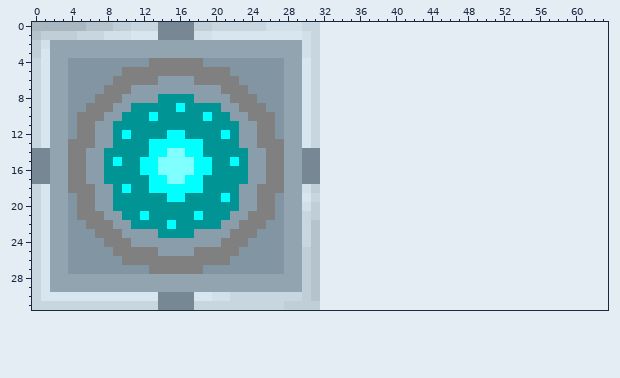
Pixel-art sprite -- assets/img/matter-fabricator.png. The first picture shows the starting point.
The file is 64x64 pixels, drawn in blocks of 2x2; one block is one cell here. Colours within 5 levels of each other are drawn and written as one. The old version is drawn lined up with the new one, on the new canvas.
The result:
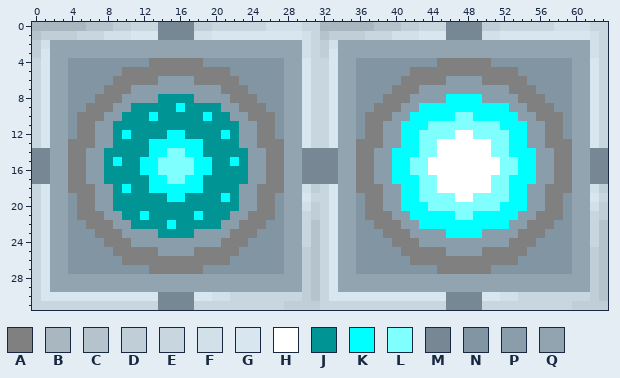
Palette (. is transparent): A #808080  B #a9b8c0  C #b5c4cc  D #c0cfd7  E #c8d7df  F #d2e1e9  G #d8e7ef  H #ffffff  J #009494  K #00ffff  L #80ffff  M #788794  N #8295a3  P #899daa  Q #91a4b0
Difference:
canvas 32x32 -> 64x32
y 0: x 32..63 ................................ -> BBBBBBCCCDDEEEMMMMDDEEEEEEFFFFEE
y 1: x 32..63 ................................ -> CDDDDEEEFFFGGGMMMMFFGGGGGGGGGGFE
y 2: x 32..63 ................................ -> DFQQQQQQQQQQQQQQQQQQQQQQQQQQQQFE
y 3: x 32..63 ................................ -> DGQQQQQQQQQQQQQQQQQQQQQQQQQQQQFE
y 4: x 32..63 ................................ -> EGQQNNNNNNNNNAAAAAANNNNNNNNNQQGE
y 5: x 32..63 ................................ -> EGQQNNNNNNAAAAAAAAAAAANNNNNNQQGE
y 6: x 32..63 ................................ -> EGQQNNNNNAAAAAPPPPAAAAANNNNNQQGE
y 7: x 32..63 ................................ -> EGQQNNNNAAAPPPPPPPPPPAAANNNNQQGE
y 8: x 32..63 ................................ -> EGQQNNNAAAPPPPKKKKPPPPAAANNNQQGE
y 9: x 32..63 ................................ -> EGQQNNAAAPPKKKKKKKKKKPPAAANNQQGE
y 10: x 32..63 ................................ -> EGQQNAAAPPKKKKKLLKKKKKPPAAANQQGE
y 11: x 32..63 ................................ -> EGQQNAAPPKKKLLLLLLLLKKKPPAANQQGE
y 12: x 32..63 ................................ -> EGQQNAAPPKKLLLLHHLLLLKKPPAANQQGE
y 13: x 32..63 ................................ -> EGQQAAAPPKKLLHHHHHHLLKKPPAAAQQGE
y 14: x 32..63 ................................ -> MMQQAAPPKKKLLHHHHHHLLKKKPPAAQQMM
y 15..16: x 32..63 ................................ -> MMQQAAPPKKLLHHHHHHHHLLKKPPAAQQMM
y 17: x 32..63 ................................ -> MMQQAAPPKKKLLHHHHHHLLKKKPPAAQQMM
y 18: x 32..63 ................................ -> EGQQAAAPPKKLLHHHHHHLLKKPPAAAQQFD
y 19: x 32..63 ................................ -> EGQQNAAPPKKLLLLHHLLLLKKPPAANQQGE
y 20: x 32..63 ................................ -> EGQQNAAPPKKKLLLLLLLLKKKPPAANQQFD
y 21: x 32..63 ................................ -> EGQQNAAAPPKKKKKLLKKKKKPPAAANQQED
y 22: x 32..63 ................................ -> EGQQNNAAAPPKKKKKKKKKKPPAAANNQQEC
y 23: x 32..63 ................................ -> EGQQNNNAAAPPPPKKKKPPPPAAANNNQQEC
y 24: x 32..63 ................................ -> EGQQNNNNAAAPPPPPPPPPPAAANNNNQQEC
y 25: x 32..63 ................................ -> EGQQNNNNNAAAAAPPPPAAAAANNNNNQQDC
y 26: x 32..63 ................................ -> EGQQNNNNNNAAAAAAAAAAAANNNNNNQQDC
y 27: x 32..63 ................................ -> EGQQNNNNNNNNNAAAAAANNNNNNNNNQQDC
y 28..29: x 32..63 ................................ -> EGQQQQQQQQQQQQQQQQQQQQQQQQQQQQDC
y 30: x 32..63 ................................ -> EGGGGGGGGGGGGGMMMMGGFFEEEEEEEEDC
y 31: x 32..63 ................................ -> EEEEEEEEEEEEEEMMMMEEEEEEEEEEDDDD
Boxes around the changes in both pictures, in picture pixels (x1, y1, x2, y2):
added: (320, 22, 608, 310)
